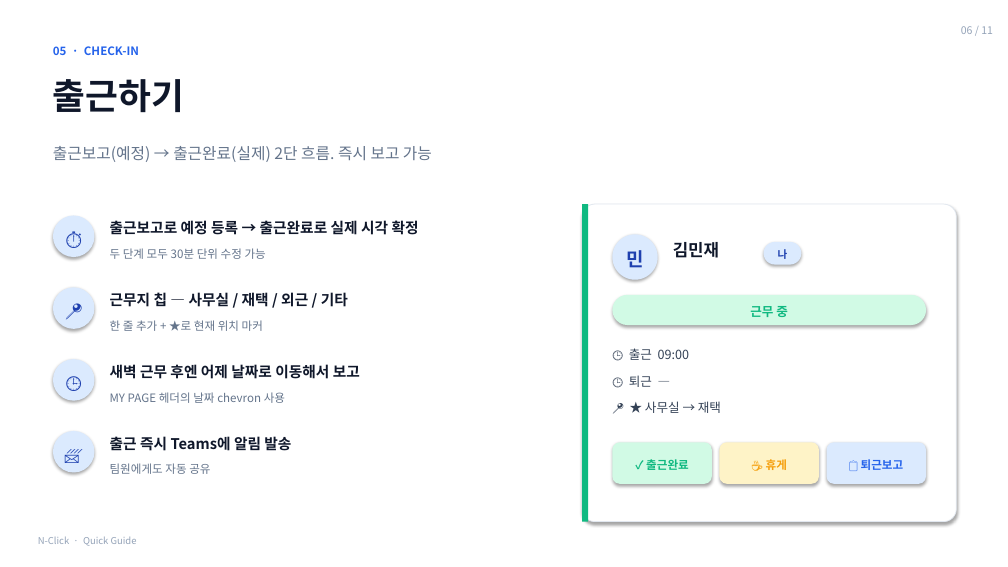
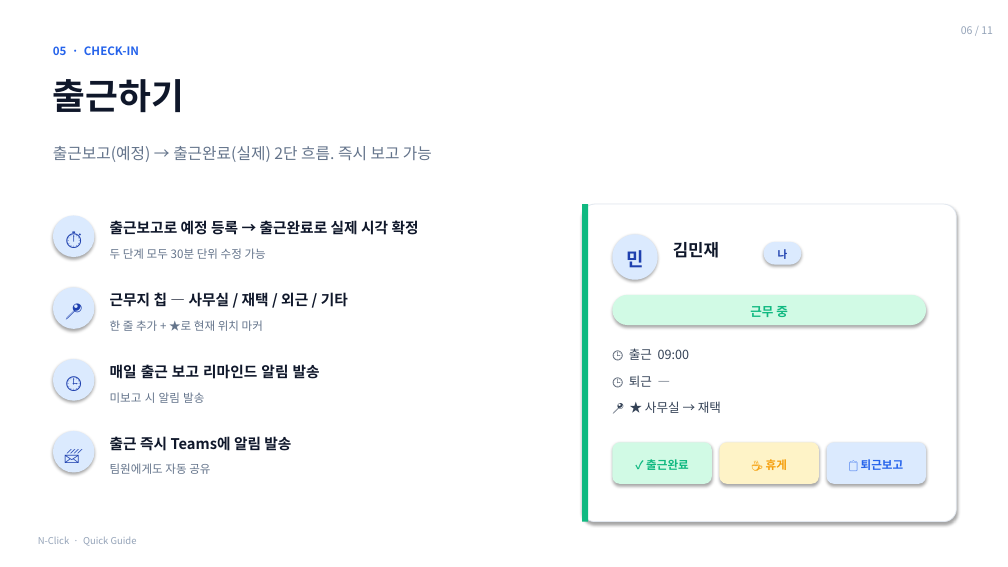
Before and after one commit to CodingJam1203/ewassistant, a slide deck: slide 6 of N-Click_가이드.pptx. Drawn at 1008x567 pixels with LibreOffice and Linux fonts; fonts in the diff are those of the drawing. Boxes give left, top, right and bottom in pixels: in the first picture for what was removed or moved away, otherwise in the second. Text is boxed around its words. In the diff, an @@ line names an element or a change of style, - is before the commit and + after.

```diff
--- a/N-Click_가이드.pptx
+++ b/N-Click_가이드.pptx
@@ text at bbox=[110, 364, 320, 379]: text changed @@
-새벽 근무 후엔 어제 날짜로 이동해서 보고
+매일 출근 보고 리마인드 알림 발송
@@ text at bbox=[110, 392, 204, 403]: text changed @@
-MY PAGE 헤더의 날짜 chevron 사용
+미보고 시 알림 발송
```
Also in this commit, not shown: 3 other slides changed, 2 other files.
